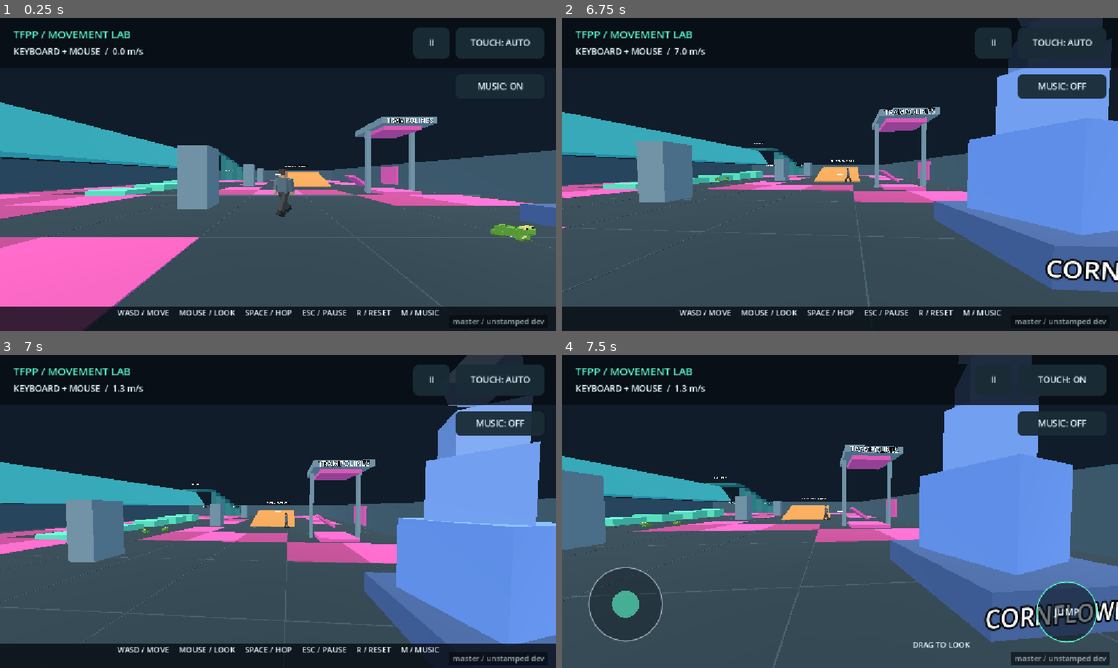
Above: before the commit, frames 1-4 (two rows, left to right).
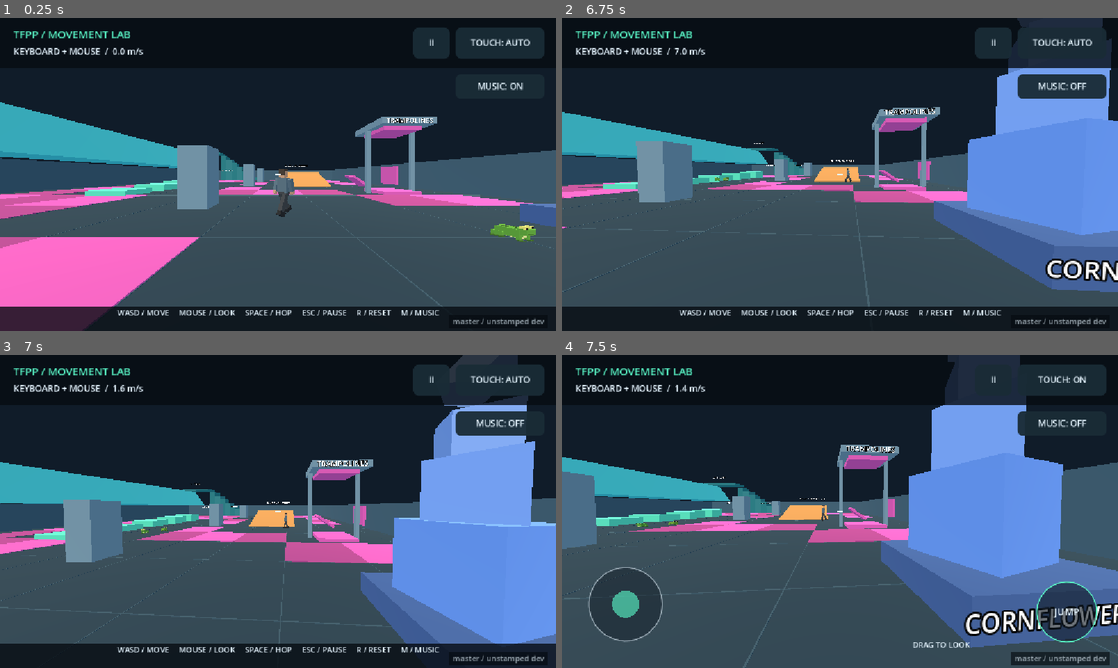
Above: after the commit, the same moments.

Repository: jefuhr/game
Game: Godot game, scene res://tests/citizen_test.tscn
The game is run twice, just before and just after one commit, with the same random seed, the same clock (stepped at 60 frames per second) and the same inputs. This scene is started directly instead of the project's main scene.
Inputs (mouse positions are in pixels of both pictures, inside the frame that each line leads up to):
- Up to frame 1 (0.25 s): no input
- Up to frame 2 (6.75 s): tap Enter at 0.5 s; move the mouse to (812, 237) at 0.52 s; hold W (move_forward) 0.53-2.75 s; tap T at 0.6, 5.1 s; click (812, 237) at 0.67 s; tap Space (jump) at 0.77, 1.52, 3.77, 4.52, 6.02 s; move the mouse to (878, 177) at 1.27 s; tap R at 1.35, 3.6, 5.85 s; move the mouse to (795, 171) at 2.02 s; tap M at 2.1, 4.35, 6.6 s; drag from (867, 174) to (673, 127) at 2.77 s; move the mouse to (817, 168) at 3.52 s; hold W (move_forward) 3.53-5.78 s; move the mouse to (867, 174) at 4.27 s; move the mouse to (812, 174) at 5.02 s; click (812, 174) at 5.17 s; move the mouse to (851, 168) at 5.77 s; hold D (move_right) 5.78-6.53 s; move the mouse to (834, 180) at 6.52 s; hold W (move_forward) from 6.53 s (still down)
- Up to frame 3 (7 s): keep holding W (move_forward); tap Space (jump) at 6.77 s
- Up to frame 4 (7.5 s): keep holding W (move_forward); move the mouse to (878, 514) at 7.27 s; tap T at 7.35 s; click (878, 514) at 7.42 s

Frames 1-2 are identical in both runs. In frame 3, 2.9% of the frame differs, in the area x 0-100%, y 0-93%; in frame 4, 8.9%, in the area x 0-100%, y 0-100%.

Commit message:
Frogs now get pushed when the player runs or lands into them. On impact, your full velocity from just before the collision (including any vertical part) is added to the frog's velocity. The frog skips

Diff:
--- a/scripts/frog.gd
+++ b/scripts/frog.gd
@@ -6,6 +6,9 @@
 ## does not count as a wall.
 const PROBE_LIFT := 0.06
 const GRAVITY := 20.0
+## Seconds after a push during which further pushes are ignored, so leaning
+## on a frog does not add the player's velocity every physics frame.
+const PUSH_COOLDOWN := 0.3
 
 ## Horizontal speed of a hop.
 @export var hop_speed := 2.5
@@ -19,6 +22,8 @@
 var _hopping := false
 var _spawn := Vector3.ZERO
 var _bounced := false
+var _pushed := false
+var _push_cooldown := 0.0
 var _squash := 0.0
 var _visual: Node3D
 var _body: Node3D
@@ -26,6 +31,7 @@
 
 
 func _ready() -> void:
+	add_to_group(&"frog")
 	_random.randomize()
 	_spawn = position
 	_build_frog()
@@ -35,11 +41,23 @@
 	_rest_time = _random.randf_range(0.3, 2.0)
 
 
+## Adds an impulse (e.g. the player's velocity on impact) to the frog.
+func push(impulse: Vector3) -> void:
+	if _push_cooldown > 0.0:
+		return
+	_push_cooldown = PUSH_COOLDOWN
+	velocity += impulse
+	_pushed = true
+	_hopping = true
+
+
 func _physics_process(delta: float) -> void:
 	if not Controls.playing:
 		return
-	# The floor state from a trampoline hop is stale: treat that frame as airborne.
-	var grounded := is_on_floor() and not _bounced
+	_push_cooldown = maxf(_push_cooldown - delta, 0.0)
+	# The floor state from a trampoline hop or a push is stale: treat that frame as airborne.
+	var grounded := is_on_floor() and not _bounced and not _pushed
+	_pushed = false
 	if grounded:
 		if _hopping:
 			_hopping = false
@@ -62,6 +80,7 @@
 		position = _spawn
 		velocity = Vector3.ZERO
 		_bounced = false
+		_pushed = false
 		_hopping = false
 	_animate(delta)
 
--- a/scripts/player.gd
+++ b/scripts/player.gd
@@ -3,6 +3,8 @@
 
 ## Bodies in this group are surf ramps: steep faces clip velocity Source-style.
 const SURF_GROUP := &"surf"
+## Bodies in this group receive the player's velocity when bumped into.
+const FROG_GROUP := &"frog"
 
 @export var max_speed := 7.0
 @export var ground_acceleration := 10.0
@@ -58,11 +60,21 @@
 		velocity.y = jump_speed
 	var incoming := velocity
 	move_and_slide()
+	_push_frogs(incoming)
 	_bounced = _apply_trampolines(incoming)
 	if not _bounced:
 		_apply_surf(incoming)
 	if position.y < -15.0:
 		respawn()
+
+
+## Simple push: any frog hit this frame gets the player's pre-impact velocity added.
+func _push_frogs(incoming: Vector3) -> void:
+	for i in get_slide_collision_count():
+		var frog := get_slide_collision(i).get_collider() as Node
+		if frog == null or not frog.is_in_group(FROG_GROUP) or not frog.has_method(&"push"):
+			continue
+		frog.push(incoming)
 
 
 ## Reflects off the bouncy (+Y) face of any trampoline hit this frame, at any
Not shown, changed: docs/controls.md
